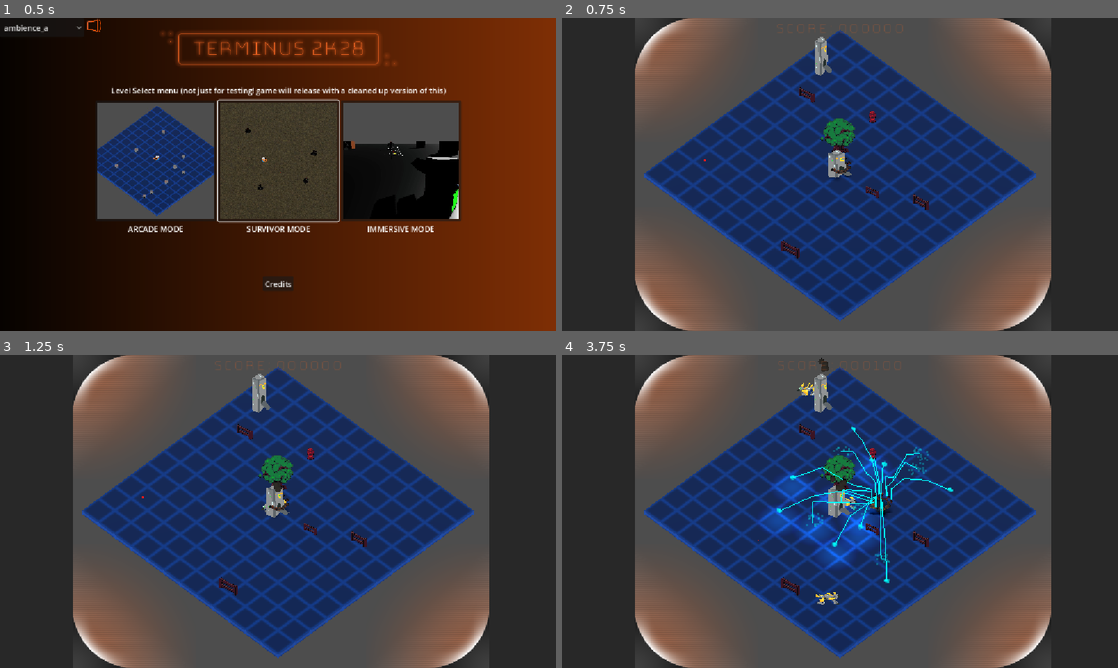
Above: before the commit, frames 1-4 (two rows, left to right).
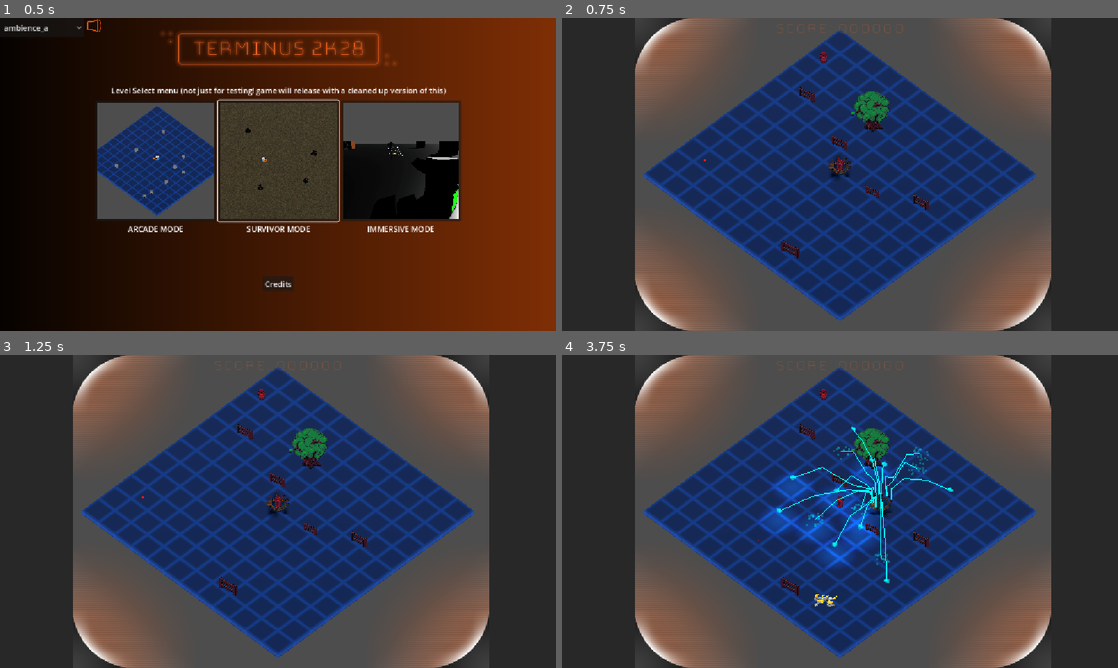
Above: after the commit, the same moments.

Repository: Gamkedo/terminus-2k28
Game: Godot game, scene res://level_menu.tscn
Two runs of this game, one before a commit and one after it. Both use one fixed random seed, a clock stepped at 60 frames per second and the inputs below.
Inputs (mouse positions are in pixels of both pictures, inside the frame that each line leads up to):
- Up to frame 1 (0.5 s): no input
- Up to frame 2 (0.75 s): click (717, 161) at 0.5 s
- Up to frame 3 (1.25 s): no input
- Up to frame 4 (3.75 s): move the mouse to (962, 495) at 1.27 s; press the mouse at (962, 495) at 1.28 s; hold D (walk_right) 1.28-2 s; release the mouse at (962, 495) at 2 s; drag from (728, 527) to (812, 574) at 2.02 s; move the mouse to (895, 442) at 2.77 s; press the mouse at (895, 442) at 2.78 s; hold D (walk_right) 2.78-3.5 s; release the mouse at (895, 442) at 3.5 s; drag from (812, 574) to (673, 464) at 3.52 s

Frame 1 is identical in both runs. In frame 2, 1.5% of the frame differs, in the area x 45-59%, y 6-52%; in frame 3, 1.6%; in frame 4, 2.0%, in the area x 38-62%, y 0-81%.

Commit message:
Level Manager - Kill Tracking
Enemy spawns and kills are tracked
Round end triggers when all enemies are killed.

Diff:
--- a/Scenes - Levels/areaArcade.tscn
+++ b/Scenes - Levels/areaArcade.tscn
@@ -14,7 +14,6 @@
 [ext_resource type="Resource" uid="uid://c1km63wfjpju5" path="res://Scenes - Objects/Scenery/scenery_fence.tres" id="12_4516c"]
 [ext_resource type="Resource" uid="uid://b66cy048xvqd0" path="res://Scenes - Objects/Scenery/scenery_tree.tres" id="13_6qiox"]
 [ext_resource type="PackedScene" uid="uid://dpc1jighs0jjk" path="res://Scenes - Objects/Scenery/_scenery_item_generic.tscn" id="13_4516c"]
-[ext_resource type="Resource" uid="uid://dxsnd76rlre5n" path="res://Scenes - Objects/Scenery/scenery_dogelisk.tres" id="14_8mmtw"]
 [ext_resource type="PackedScene" uid="uid://bsqax7a47vrc6" path="res://Scenes - UI/game_over.tscn" id="14_c6wyi"]
 [ext_resource type="Resource" uid="uid://be7qcr1cgllpq" path="res://Scenes - Objects/Scenery/scenery_hydrant.tres" id="14_r1qmg"]
 [ext_resource type="Script" uid="uid://c7pgxg3avlvxo" path="res://Scripts/gameplay/level_manager/enemy_spawner.gd" id="22_l37s2"]
@@ -115,7 +114,7 @@
 [node name="SceneryPlacer" type="Node3D" parent="." unique_id=1323754423]
 script = ExtResource("10_tfrqe")
 tile_size = 4.0
-scenery_list = Array[ExtResource("11_lsjr8")]([ExtResource("12_4516c"), ExtResource("13_6qiox"), ExtResource("14_r1qmg"), ExtResource("14_8mmtw")])
+scenery_list = Array[ExtResource("11_lsjr8")]([ExtResource("12_4516c"), ExtResource("13_6qiox"), ExtResource("14_r1qmg")])
 base_spawn_chance = 0.1
 scenery_item_scene = ExtResource("13_4516c")
 border_size = 0.0
--- a/Scenes - Objects/enemy_dogelisk.tscn
+++ b/Scenes - Objects/enemy_dogelisk.tscn
@@ -14,6 +14,7 @@
 spawn_enemy = ExtResource("2_tmvns")
 spawn_particles = ExtResource("3_thbgr")
 particle_spawn_spot = NodePath("BillboardActive/ParticleSpawnSpot")
+enemy_type = 1
 
 [node name="BillboardActive" type="Sprite3D" parent="." unique_id=1550188144]
 transform = Transform3D(1, 0, 0, 0, 1, 0, 0, 0, 1, 0, 2.3428867, 0)
--- a/Scripts/gameplay/enemies/enemy.gd
+++ b/Scripts/gameplay/enemies/enemy.gd
@@ -4,9 +4,17 @@
 @export var drop: PackedScene
 @export_range(0.0, 1.0) var drop_chance: float = 0.5
 @export var scoreValue: int = 100
+@export var enemy_type : GameGlobal.EnemyTypes
+
+var count_kill_for_wave : bool = true
+
 
 func die() -> void:
+	GameLogger.debug("%s killed!" % GameGlobal.EnemyTypes.keys()[enemy_type])
+
 	GameGlobal.add_score.emit(scoreValue)
+	if count_kill_for_wave == true:
+		GameGlobal.enemy_killed.emit(enemy_type)
 	_maybe_drop_pickup()
 	queue_free()
 
--- a/Scripts/gameplay/enemies/enemy_spawner.gd
+++ b/Scripts/gameplay/enemies/enemy_spawner.gd
@@ -64,6 +64,7 @@
 		if spawn_timer >= spawn_interval:
 			spawn_timer = 0.0
 			var spawned_enemy := spawn_enemy.instantiate()
+			spawned_enemy.count_kill_for_wave = false
 			get_tree().current_scene.add_child(spawned_enemy)
 			spawned_enemy.global_position = position
 			spawned_enemies.push_back(spawned_enemy)
--- a/Scripts/gameplay/game_global.gd
+++ b/Scripts/gameplay/game_global.gd
@@ -16,3 +16,4 @@
 signal combo_changed(new_combo: int)
 signal game_over
 signal final_score(score: int)
+signal enemy_killed
--- a/Scripts/gameplay/level_manager/enemy_spawner.gd
+++ b/Scripts/gameplay/level_manager/enemy_spawner.gd
@@ -1,4 +1,6 @@
 extends Node
+
+signal enemy_spawned
 
 @export var player : Node3D
 
@@ -18,6 +20,7 @@
 		var instance = resource.instantiate()
 		instance.position = _get_random_spawn_vector()
 		add_child(instance)
+		enemy_spawned.emit()
 
 
 func _get_random_spawn_vector() -> Vector3:
--- a/Scripts/gameplay/level_manager/wave_manager.gd
+++ b/Scripts/gameplay/level_manager/wave_manager.gd
@@ -8,12 +8,16 @@
 
 var round_number : int = 0
 var round_timer : Timer
+var number_of_enemies : int = 0
+var spawning_complete = false
 
 @export var enemy_spawner : Node
 @export var waves : Array[Wave]
 
 
 func _ready() -> void:
+	GameGlobal.enemy_killed.connect(_on_enemy_killed)
+	enemy_spawner.enemy_spawned.connect(_on_enemy_spawned)
 	_set_up_timer()
 	_start_new_round()
 
@@ -26,6 +30,7 @@
 
 
 func _start_new_round() -> void:
+	spawning_complete = false
 	round_number += 1
 	round_timer.wait_time = waves[round_number - 1].round_time_limit
 	round_timer.start(30.0)
@@ -41,17 +46,32 @@
 		var enemy = GameGlobal.EnemyTypes.keys()[batch.enemy_type]
 		var spawn_amount = batch.spawn_amount
 		enemy_spawner.spawn(enemy, spawn_amount)
+	spawning_complete = true
+
+
+func _on_enemy_spawned() -> void:
+	number_of_enemies += 1
+	GameLogger.debug("%s enemies left! " % number_of_enemies)
+
+
+func _on_enemy_killed(enemy_type) -> void:
+	number_of_enemies -= 1
+	GameLogger.debug("%s enemies left! " % number_of_enemies)
+	if number_of_enemies == 0 and spawning_complete:
+		_end_round()
 
 
 func _on_round_timer_timout() -> void:
 	GameLogger.debug("Round %s time up!" % round_number)
 	round_timeout.emit()
 	await get_tree().create_timer(2.0).timeout
-	_start_new_round()
+	if round_number < waves.size():
+		_start_new_round()
 
 
 func _end_round() -> void:
 	GameLogger.debug("Round %s complete" % round_number)
 	round_complete.emit()
 	await get_tree().create_timer(2.0).timeout
-	_start_new_round()
+	if round_number < waves.size():
+		_start_new_round()
